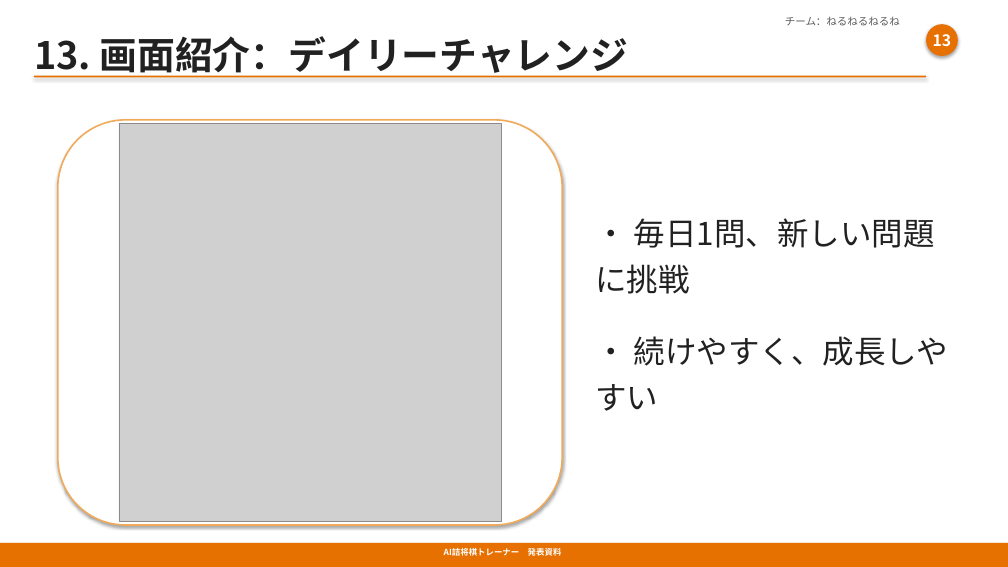
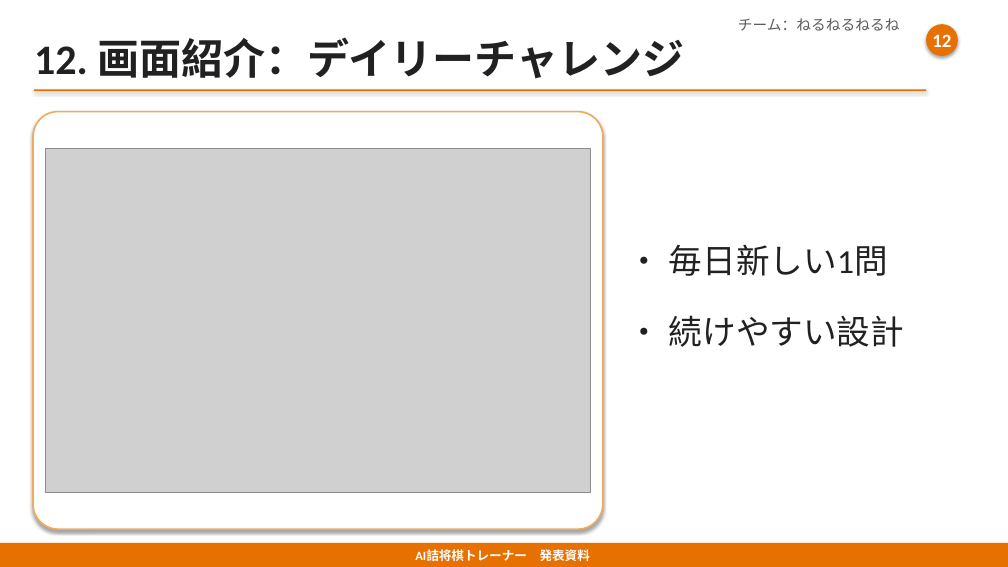
Before and after one commit to yoichi-project01/shogi-tsume-ai, a slide deck: slide 13 of AI詰将棋トレーナー_発表用.pptx (slide 14 before the commit). Drawn at 1008x567 pixels with LibreOffice and Linux fonts; fonts in the diff are those of the drawing; grey boxes stand for pictures. Boxes give left, top, right and bottom in pixels: in the first picture for what was removed or moved away, otherwise in the second. Text is boxed around its words. In the diff, an @@ line names an element or a change of style, - is before the commit and + after.

```diff
--- a/AI詰将棋トレーナー_発表用.pptx
+++ b/AI詰将棋トレーナー_発表用.pptx
@@ text "チーム：ねるねるねるね" at [738,18,900,31]: size 10 to 14 pt, font Noto Sans CJK JP to Calibri @@
@@ text at [34,37,684,79]: text changed; size 36 to 40 pt; font Noto Sans CJK JP to Calibri @@
-13. 画面紹介：デイリーチャレンジ
+12. 画面紹介：デイリーチャレンジ
@@ text in ellipse at [932,34,951,53]: text changed; size 15 to 18 pt; font Noto Sans CJK JP to Calibri @@
-13
+12
@@ rectangle: place and size @@
-rectangle at [34,76,926,78]
+rectangle at [34,89,926,91]
@@ rounded rectangle: place and size @@
-rounded rectangle at [58,120,563,526]
+rounded rectangle at [33,112,603,529]
@@ rounded rectangle at [33,112,603,529]: proportions changed @@
@@ picture: place and size @@
-picture at [119,124,501,522]
+picture at [45,148,591,493]
@@ text at [628,244,904,347]: text changed; size 30 to 32 pt; font Noto Sans CJK JP to Calibri @@
-・ 毎日1問、新しい問題に挑戦
-・ 続けやすく、成長しやすい
+・ 毎日新しい1問
+・ 続けやすい設計
@@ text "AI詰将棋トレーナー 発表資料" at [415,549,590,561]: size 8 to 12 pt, font Noto Sans CJK JP to Calibri @@
```
Also in this commit, not shown: 20 other slides changed, 1 slide removed, 1 other file.
